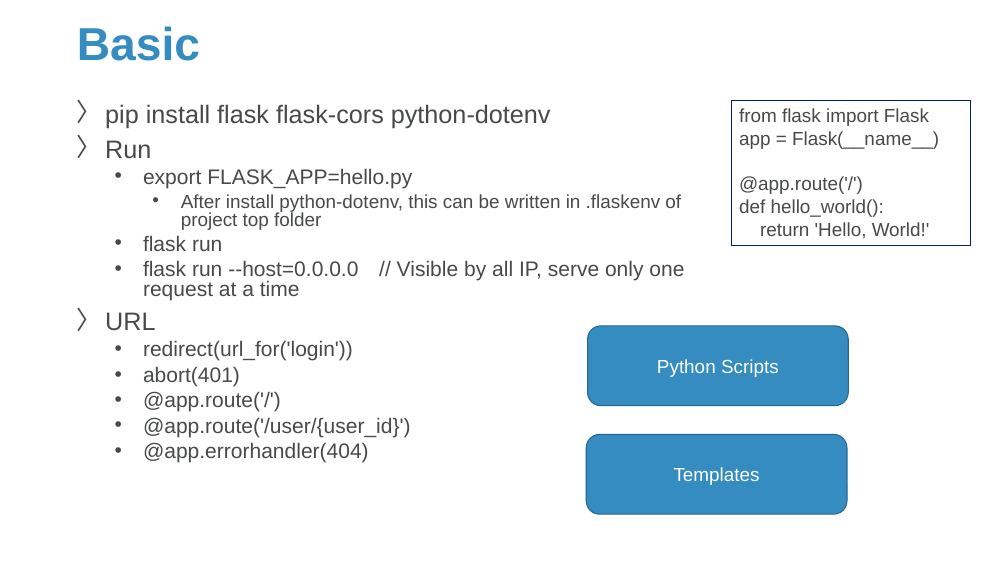
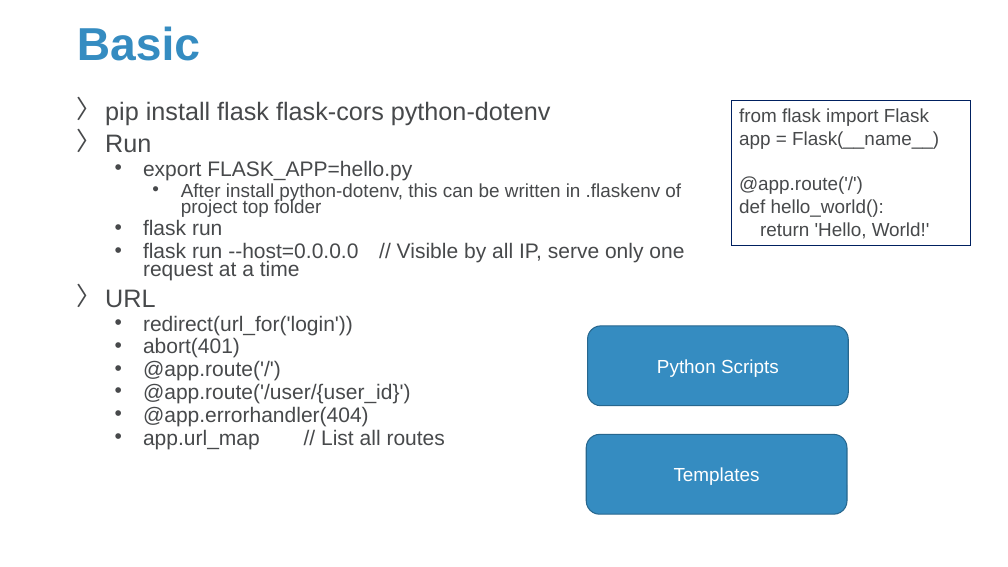
Before and after one commit to Sparks-Lu/TechNotes, a slide deck: slide 3 of Web/Flask-Notes.pptx. Drawn at 1008x567 pixels with LibreOffice and Linux fonts; fonts in the diff are those of the drawing; background and template pictures are left out. Boxes give left, top, right and bottom in pixels: in the first picture for what was removed or moved away, otherwise in the second. Text is boxed around its words. In the diff, an @@ line names an element or a change of style, - is before the commit and + after.

```diff
--- a/Web/Flask-Notes.pptx
+++ b/Web/Flask-Notes.pptx
@@ text at [105,101,684,427]: line spacing 0.8 to 0.7 @@
@@ text at [143,429,445,450]: paragraph added @@
+  • app.url_map // List all routes
```
Also in this commit, not shown: 3 other slides changed, 2 slides added, 8 other files.
